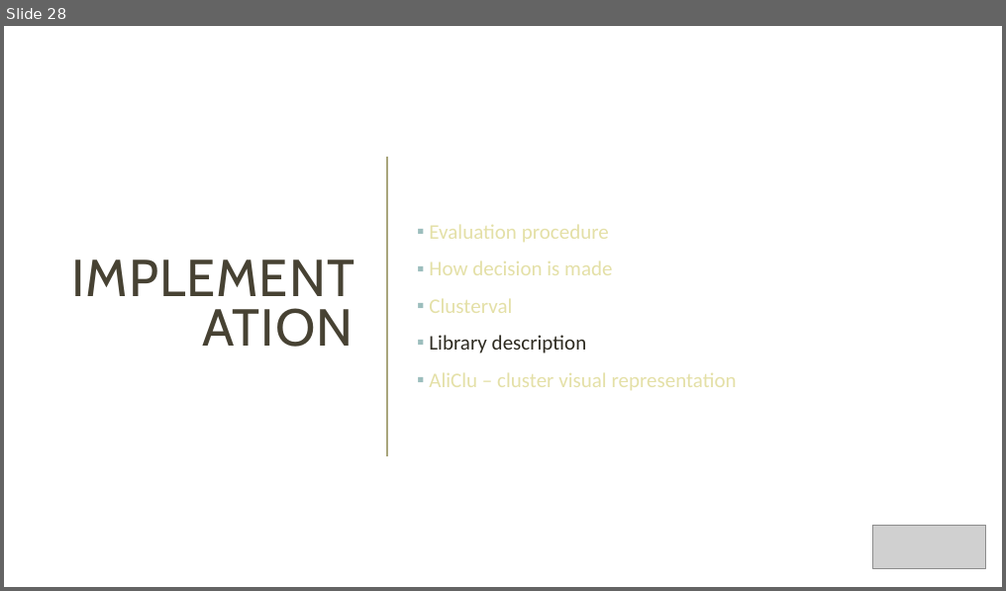
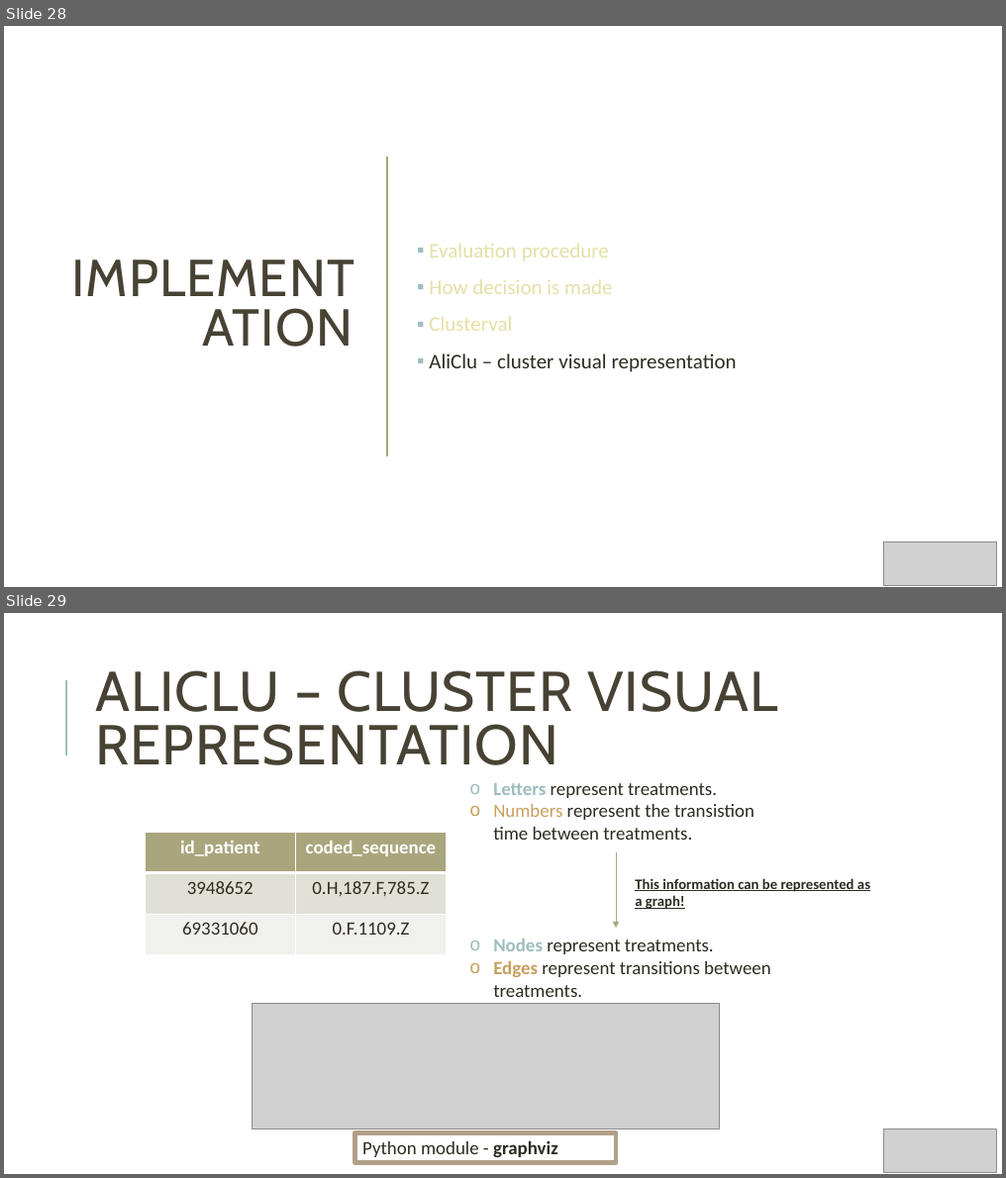
Before and after one commit to Nuno09/MscThesis, a slide deck: Dissertacao/apresentação_tese.pptx. Shown one above the other, each under a label of ours: slide 28 before the commit, slides 28 and 29 after it. The pictures are 1006x591 and 1006x1178 pixels, drawn with LibreOffice and Linux fonts; fonts in the diff are those of the drawing; grey boxes stand for pictures. Boxes give left, top, right and bottom in pixels: in the first picture for what was removed or moved away, otherwise in the second. Text is boxed around its words. In the diff, an @@ line names an element or a change of style, - is before the commit and + after.

```diff
--- a/Dissertacao/apresentação_tese.pptx
+++ b/Dissertacao/apresentação_tese.pptx
@@ slide 29 added at (4, 613, 1002, 1174), background #FFFFFF @@
@@ title added at (95, 670, 777, 765), 54 pt, text #474233 @@
+ALICLU – CLUSTER VISUAL REPRESENTATION
@@ line added from (66, 756) to (66, 680), #9CBEBD 1.5 pt @@
@@ text added at (493, 783, 771, 997), 18 pt, text #2E2B21 @@
+o Letters represent treatments.
+o Numbers represent the transistion time between treatments.
+o Nodes represent treatments.
+o Edges represent transitions between treatments.
@@ table added at (145, 833, 446, 956), 3 rows, 2 columns @@
+id_patient | coded_sequence
+3948652 | 0.H,187.F,785.Z
+69331060 | 0.F.1109.Z
@@ arrow added from (617, 853) to (617, 928), #A9A57C 0.75 pt @@
@@ text added at (635, 878, 870, 909), 14 pt, text #2E2B21, bold, underline @@
+This information can be represented as a graph!
@@ picture added at (252, 1004, 719, 1129) @@
@@ rectangle added at (355, 1134, 616, 1163), outline #B1A089 4.5 pt, 18 pt, text #2E2B21 @@
+Python module - graphviz
@@ picture added at (884, 1130, 997, 1173) @@
@@ slide 28 changed as well @@
@@ text at (429, 335, 587, 354): paragraph removed @@
-▪ Library description
@@ text at (429, 354, 737, 372): text colour #E4E0A7 to #2E2B21 in "AliClu – cluster visual representation" @@
@@ picture: place and size @@
-picture at (873, 525, 986, 569)
+picture at (884, 543, 997, 586)
```
Also in this commit, not shown: 29 other slides changed, 23 other slides added, 2 slides removed.
